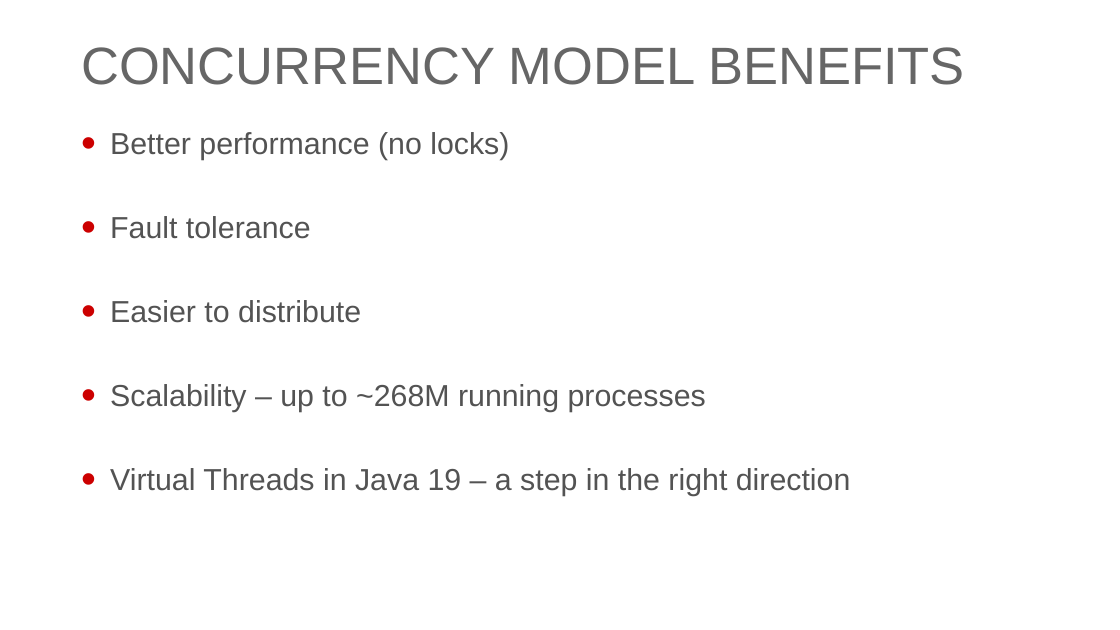
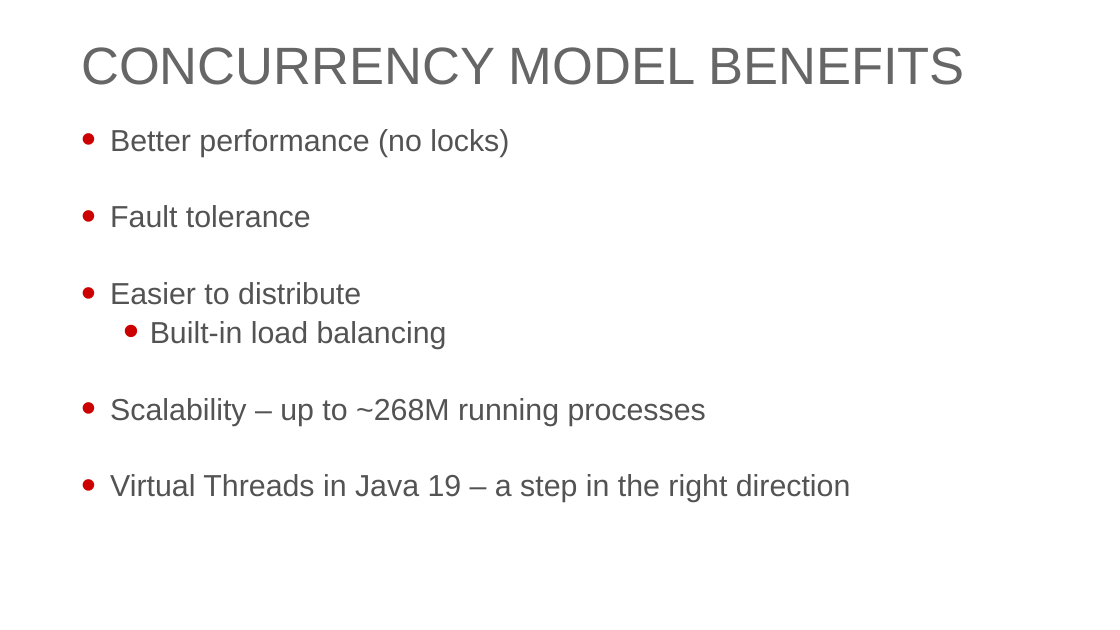
Before and after one commit to georgiyolovski/elixir-tech-talk, a slide deck: slide 18 of Elixir.pptx. Drawn at 1120x630 pixels with LibreOffice and Linux fonts; fonts in the diff are those of the drawing; background and template pictures are left out. Boxes give left, top, right and bottom in pixels: in the first picture for what was removed or moved away, otherwise in the second. Text is boxed around its words. In the diff, an @@ line names an element or a change of style, - is before the commit and + after.

```diff
--- a/Elixir.pptx
+++ b/Elixir.pptx
@@ text at bbox=[110, 129, 851, 503]: line spacing 0.9 to 0.8 @@
@@ text at bbox=[150, 321, 447, 349]: paragraph added @@
+  • Built-in load balancing
```
Also in this commit, not shown: 4 other slides changed.
